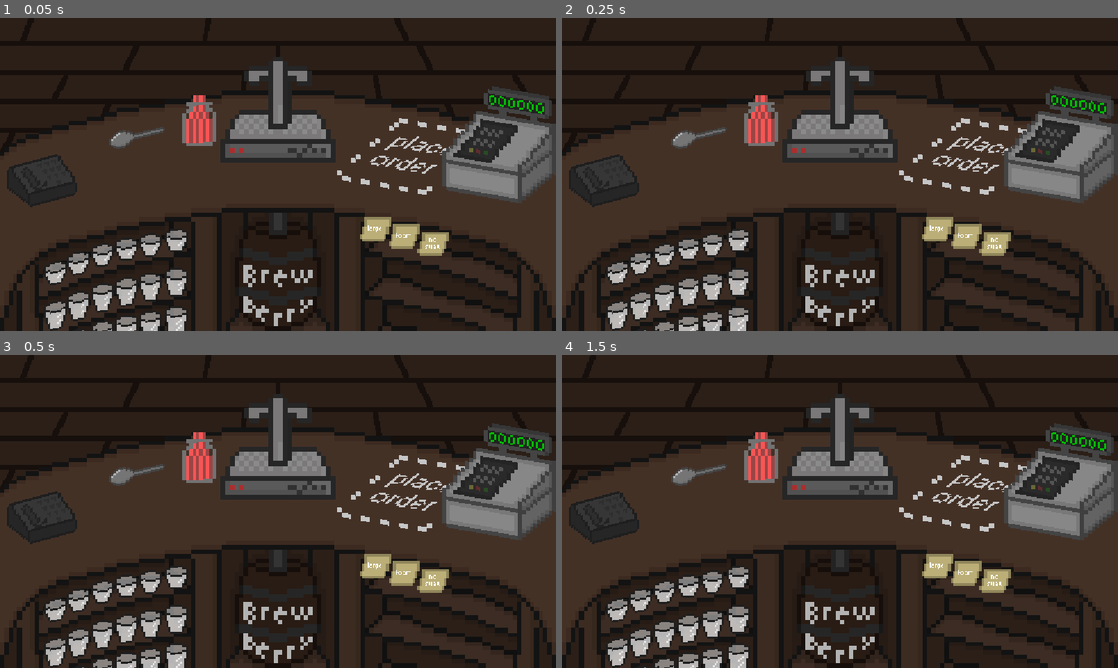
Above: before the commit, frames 1-4 (two rows, left to right).
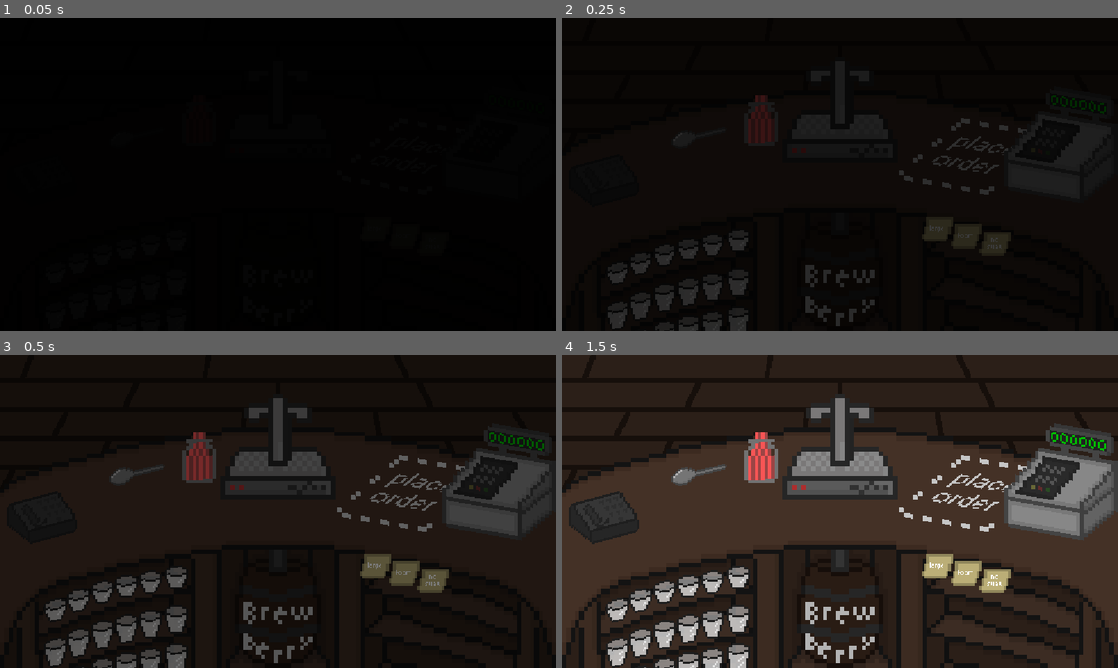
Above: after the commit, the same moments.

Repository: RafaeloxMC/brewberry
Game: Godot game, scene res://scenes/game.tscn
The game is run twice, just before and just after one commit, with the same random seed, the same clock (stepped at 60 frames per second) and the same inputs. Before the commit the project has no main scene; this scene is started directly in both runs.
Inputs (mouse positions are in pixels of both pictures, inside the frame that each line leads up to):
- Up to frame 1 (0.05 s): no input
- Up to frame 2 (0.25 s): no input
- Up to frame 3 (0.5 s): no input
- Up to frame 4 (1.5 s): tap Enter at 0.5 s; drag from (840, 511) to (973, 492) at 0.52 s; tap Space at 1.25 s; drag from (840, 511) to (973, 492) at 1.27 s

The runs differ from the first frame. In frame 1, 88% of the frame differs, in the area x 0-100%, y 0-100%; in frame 2, 86%; in frame 3, 49%; in frame 4, nothing differs.

Commit message:
Create main menu

Diff:
--- /dev/null
+++ b/assets/main_menu_label_settings.tres
@@ -0,0 +1,7 @@
+[gd_resource type="LabelSettings" format=3 uid="uid://b8d622n7giihb"]
+
+[ext_resource type="FontFile" uid="uid://digm3x8bedixb" path="res://assets/fonts/pixelsix00.ttf" id="1_ls2g4"]
+
+[resource]
+font = ExtResource("1_ls2g4")
+font_size = 32
--- a/project.godot
+++ b/project.godot
@@ -11,12 +11,14 @@
 [application]
 
 config/name="Brewberry"
+run/main_scene="uid://0f484ed05i1t"
 config/features=PackedStringArray("4.7", "Forward Plus")
 config/icon="res://icon.svg"
 
 [autoload]
 
 GameManager="*uid://dyiy81m166fuh"
+SceneManager="*uid://ypksdqyaid85"
 
 [display]
 
--- /dev/null
+++ b/scenes/scene_manager.tscn
@@ -0,0 +1,62 @@
+[gd_scene format=3 uid="uid://ypksdqyaid85"]
+
+[ext_resource type="Script" uid="uid://ikbmuuv1hhkj" path="res://scripts/scene_manager.gd" id="1_we8k5"]
+[ext_resource type="PackedScene" uid="uid://ojxmii70g2c0" path="res://scenes/game.tscn" id="2_b81s6"]
+[ext_resource type="PackedScene" uid="uid://0f484ed05i1t" path="res://scenes/ui/main_menu.tscn" id="3_h7lqg"]
+
+[sub_resource type="Animation" id="Animation_we8k5"]
+length = 0.001
+tracks/0/type = "value"
+tracks/0/imported = false
+tracks/0/enabled = true
+tracks/0/path = NodePath("CanvasLayer/Transition:color")
+tracks/0/interp = 1
+tracks/0/loop_wrap = true
+tracks/0/keys = {
+"times": PackedFloat32Array(0),
+"transitions": PackedFloat32Array(1),
+"update": 0,
+"values": [Color(0, 0, 0, 1)]
+}
+
+[sub_resource type="Animation" id="Animation_65mdo"]
+resource_name = "in"
+tracks/0/type = "value"
+tracks/0/imported = false
+tracks/0/enabled = true
+tracks/0/path = NodePath("CanvasLayer/Transition:color")
+tracks/0/interp = 1
+tracks/0/loop_wrap = true
+tracks/0/keys = {
+"times": PackedFloat32Array(0, 1),
+"transitions": PackedFloat32Array(1, 1),
+"update": 0,
+"values": [Color(0, 0, 0, 1), Color(0, 0, 0, 0)]
+}
+
+[sub_resource type="AnimationLibrary" id="AnimationLibrary_b81s6"]
+_data = {
+&"RESET": SubResource("Animation_we8k5"),
+&"in": SubResource("Animation_65mdo")
+}
+
+[node name="SceneManager" type="Node" unique_id=1193499764]
+script = ExtResource("1_we8k5")
+scenes = Dictionary[String, PackedScene]({
+"game": ExtResource("2_b81s6"),
+"main_menu": ExtResource("3_h7lqg")
+})
+
+[node name="CanvasLayer" type="CanvasLayer" parent="." unique_id=1757473819]
+
+[node name="Transition" type="ColorRect" parent="CanvasLayer" unique_id=88050480]
+anchors_preset = 15
+anchor_right = 1.0
+anchor_bottom = 1.0
+grow_horizontal = 2
+grow_vertical = 2
+mouse_filter = 2
+color = Color(0, 0, 0, 1)
+
+[node name="AnimationPlayer" type="AnimationPlayer" parent="." unique_id=933848107]
+libraries/ = SubResource("AnimationLibrary_b81s6")
--- /dev/null
+++ b/scenes/ui/main_menu.tscn
@@ -0,0 +1,225 @@
+[gd_scene format=3 uid="uid://0f484ed05i1t"]
+
+[ext_resource type="LabelSettings" uid="uid://b8d622n7giihb" path="res://assets/main_menu_label_settings.tres" id="1_7suek"]
+[ext_resource type="Script" uid="uid://bo5jsnn1bdrfs" path="res://scripts/main_menu.gd" id="1_otr3d"]
+[ext_resource type="Texture2D" uid="uid://0imy34dafskp" path="res://assets/floor.png" id="4_5pajh"]
+[ext_resource type="Texture2D" uid="uid://ksikdboo53a0" path="res://assets/counter.png" id="5_j7ex8"]
+[ext_resource type="PackedScene" uid="uid://cs8v2ww33xtad" path="res://scenes/fountain.tscn" id="6_a8gd2"]
+[ext_resource type="PackedScene" uid="uid://c3vwfwqk51ek4" path="res://scenes/order_area.tscn" id="7_hstxw"]
+[ext_resource type="PackedScene" uid="uid://b15eqk2cxq0gu" path="res://scenes/cash_register.tscn" id="8_8egab"]
+[ext_resource type="PackedScene" uid="uid://c6xpkcdjyd1gt" path="res://scenes/note.tscn" id="9_gw5y6"]
+[ext_resource type="PackedScene" uid="uid://clm4jrv6u7g2o" path="res://scenes/straw_container.tscn" id="10_svtp6"]
+[ext_resource type="PackedScene" uid="uid://bjjnuy0b0f3la" path="res://scenes/phone.tscn" id="11_1dfpl"]
+[ext_resource type="PackedScene" uid="uid://d0e7jpk72s2h5" path="res://scenes/cup.tscn" id="12_qywvv"]
+[ext_resource type="PackedScene" uid="uid://bd3a2ldv4k0n8" path="res://scenes/spoon.tscn" id="13_3wgol"]
+
+[node name="MainMenu" type="Control" unique_id=1593082054]
+layout_mode = 3
+anchors_preset = 15
+anchor_right = 1.0
+anchor_bottom = 1.0
+grow_horizontal = 2
+grow_vertical = 2
+mouse_filter = 2
+script = ExtResource("1_otr3d")
+
+[node name="Floor" type="TextureRect" parent="." unique_id=2125246696]
+layout_mode = 1
+anchors_preset = 15
+anchor_right = 1.0
+anchor_bottom = 1.0
+grow_horizontal = 2
+grow_vertical = 2
+mouse_filter = 2
+texture = ExtResource("4_5pajh")
+
+[node name="Counter" type="TextureRect" parent="." unique_id=1273773350]
+layout_mode = 1
+anchors_preset = 7
+anchor_left = 0.5
+anchor_top = 1.0
+anchor_right = 0.5
+anchor_bottom = 1.0
+offset_left = -576.0
+offset_top = -498.0
+offset_right = 576.0
+offset_bottom = 81.0
+grow_horizontal = 2
+grow_vertical = 0
+mouse_filter = 2
+texture = ExtResource("5_j7ex8")
+
+[node name="Fountain" parent="." unique_id=987769952 instance=ExtResource("6_a8gd2")]
+position = Vector2(576, 140)
+scale = Vector2(10, 10)
+
+[node name="OrderArea" parent="." unique_id=1861658053 instance=ExtResource("7_hstxw")]
+position = Vector2(856, 202)
+rotation = 0.17453292
+scale = Vector2(10, 10)
+skew = -0.17453301
+
+[node name="Note" parent="." unique_id=331613462 instance=ExtResource("9_gw5y6")]
+position = Vector2(770, 432.415)
+scale = Vector2(5, 5)
+
+[node name="StrawContainer" parent="." unique_id=1398983660 instance=ExtResource("10_svtp6")]
+position = Vector2(413, 209)
+rotation = -0.03490658
+scale = Vector2(7.0000005, 7)
+skew = 0.034906507
+
+[node name="Cups" type="Node2D" parent="." unique_id=97841430]
+
+[node name="SM" type="Node2D" parent="Cups" unique_id=725782037]
+
+[node name="Cup" parent="Cups/SM" unique_id=1757127250 instance=ExtResource("12_qywvv")]
+position = Vector2(365, 420)
+scale = Vector2(4, 4)
+
+[node name="Cup2" parent="Cups/SM" unique_id=369276659 instance=ExtResource("12_qywvv")]
+position = Vector2(312, 430)
+scale = Vector2(4, 4)
+
+[node name="Cup3" parent="Cups/SM" unique_id=1751608937 instance=ExtResource("12_qywvv")]
+position = Vector2(262, 439)
+scale = Vector2(4, 4)
+
+[node name="Cup4" parent="Cups/SM" unique_id=1077997539 instance=ExtResource("12_qywvv")]
+position = Vector2(212, 451)
+scale = Vector2(4, 4)
+
+[node name="Cup5" parent="Cups/SM" unique_id=1436938571 instance=ExtResource("12_qywvv")]
+position = Vector2(163, 468)
+scale = Vector2(4, 4)
+
+[node name="Cup6" parent="Cups/SM" unique_id=656500815 instance=ExtResource("12_qywvv")]
+position = Vector2(115, 488)
+scale = Vector2(4, 4)
+
+[node name="MD" type="Node2D" parent="Cups" unique_id=2023505172]
+
+[node name="Cup" parent="Cups/MD" unique_id=68109897 instance=ExtResource("12_qywvv")]
+position = Vector2(365, 514)
+scale = Vector2(4, 4)
+size = "md"
+
+[node name="Cup2" parent="Cups/MD" unique_id=1704491323 instance=ExtResource("12_qywvv")]
+position = Vector2(312, 524)
+scale = Vector2(4, 4)
+size = "md"
+
+[node name="Cup3" parent="Cups/MD" unique_id=334442519 instance=ExtResource("12_qywvv")]
+position = Vector2(262, 533)
+scale = Vector2(4, 4)
+size = "md"
+
+[node name="Cup4" parent="Cups/MD" unique_id=1816947874 instance=ExtResource("12_qywvv")]
+position = Vector2(212, 545)
+scale = Vector2(4, 4)
+size = "md"
+
+[node name="Cup5" parent="Cups/MD" unique_id=745165440 instance=ExtResource("12_qywvv")]
+position = Vector2(163, 562)
+scale = Vector2(4, 4)
+size = "md"
+
+[node name="Cup6" parent="Cups/MD" unique_id=1503438654 instance=ExtResource("12_qywvv")]
+position = Vector2(115, 582)
+scale = Vector2(4, 4)
+size = "md"
+
+[node name="LG" type="Node2D" parent="Cups" unique_id=230730839]
+
+[node name="Cup" parent="Cups/LG" unique_id=1561250279 instance=ExtResource("12_qywvv")]
+position = Vector2(365, 608)
+scale = Vector2(4, 4)
+size = "lg"
+
+[node name="Cup2" parent="Cups/LG" unique_id=2147032949 instance=ExtResource("12_qywvv")]
+position = Vector2(312, 618)
+scale = Vector2(4, 4)
+size = "lg"
+
+[node name="Cup3" parent="Cups/LG" unique_id=1211114062 instance=ExtResource("12_qywvv")]
+position = Vector2(262, 627)
+scale = Vector2(4, 4)
+size = "lg"
+
+[node name="Cup4" parent="Cups/LG" unique_id=742626015 instance=ExtResource("12_qywvv")]
+position = Vector2(212, 639)
+scale = Vector2(4, 4)
+size = "lg"
+
+[node name="Cup5" parent="Cups/LG" unique_id=1703620392 instance=ExtResource("12_qywvv")]
+position = Vector2(163, 656)
+scale = Vector2(4, 4)
+size = "lg"
+
+[node name="Cup6" parent="Cups/LG" unique_id=185548578 instance=ExtResource("12_qywvv")]
+position = Vector2(115, 676)
+scale = Vector2(4, 4)
+size = "lg"
+
+[node name="Spoon" parent="Cups/LG" unique_id=1752889901 instance=ExtResource("13_3wgol")]
+position = Vector2(284, 242)
+rotation = -0.23212878
+scale = Vector2(4, 4)
+skew = 0.23212878
+
+[node name="ColorRect" type="ColorRect" parent="." unique_id=1010009224]
+layout_mode = 1
+anchors_preset = 15
+anchor_right = 1.0
+anchor_bottom = 1.0
+grow_horizontal = 2
+grow_vertical = 2
+color = Color(0, 0, 0, 0.5882353)
+
+[node name="Phone" parent="ColorRect" unique_id=1601257258 instance=ExtResource("11_1dfpl")]
+modulate = Color(2.454227, 2.454227, 2.454227, 1)
+position = Vector2(87, 335.00003)
+rotation = -0.2617994
+scale = Vector2(5, 5)
+skew = 0.26179934
+
+[node name="CashRegister" parent="ColorRect" unique_id=1554111202 instance=ExtResource("8_8egab")]
+position = Vector2(1044, 252)
+rotation = 0.17453294
+scale = Vector2(7.999999, 8)
+skew = -0.17453301
+
+[node name="Play" type="Control" parent="ColorRect" unique_id=455562753]
+anchors_preset = 0
+offset_left = 15.0
+offset_top = 200.0
+offset_right = 161.0
+offset_bottom = 396.0
+
+[node name="Quit" type="Control" parent="ColorRect" unique_id=503796644]
+anchors_preset = 0
+offset_left = 916.0
+offset_top = 56.0
+offset_right = 1154.0
+offset_bottom = 387.0
+
+[node name="Label" type="Label" parent="ColorRect" unique_id=1635613460]
+layout_mode = 0
+offset_left = 44.0
+offset_top = 211.0
+offset_right = 108.0
+offset_bottom = 247.0
+text = "play"
+label_settings = ExtResource("1_7suek")
+
+[node name="Label2" type="Label" parent="ColorRect" unique_id=2005378390]
+layout_mode = 0
+offset_left = 1026.0
+offset_top = 60.0
+offset_right = 1090.0
+offset_bottom = 96.0
+text = "quit"
+label_settings = ExtResource("1_7suek")
+
+[connection signal="gui_input" from="ColorRect/Play" to="." method="_on_play_gui_input"]
+[connection signal="gui_input" from="ColorRect/Quit" to="." method="_on_quit_gui_input"]
--- a/scripts/fountain.gd
+++ b/scripts/fountain.gd
@@ -12,6 +12,6 @@
 					animated_sprite_2d.play("fill")
 
 
-func _on_button_2_input_event(viewport: Node, event: InputEvent, shape_idx: int) -> void:
+func _on_button_2_input_event(_viewport: Node, event: InputEvent, _shape_idx: int) -> void:
 	if event.is_action("lmb") && event.is_pressed():
 		GameManager.right_button_pressed.emit()
--- a/scripts/game_manager.gd
+++ b/scripts/game_manager.gd
@@ -3,6 +3,7 @@
 @onready var audio_stream_player: AudioStreamPlayer = $AudioStreamPlayer
 
 signal sell(price: int)
+@warning_ignore("unused_signal")
 signal right_button_pressed()
 
 var is_dragging: Node2D = null
--- /dev/null
+++ b/scripts/main_menu.gd
@@ -0,0 +1,10 @@
+extends Control
+
+func _on_play_gui_input(event: InputEvent) -> void:
+	if event.is_action_pressed("lmb"):
+		SceneManager.call_scene("game")
+
+
+func _on_quit_gui_input(event: InputEvent) -> void:
+	if event.is_action_pressed("lmb"):
+		get_tree().quit()
--- /dev/null
+++ b/scripts/scene_manager.gd
@@ -0,0 +1,18 @@
+extends Node
+
+@export var scenes: Dictionary[String, PackedScene]
+@onready var transition: ColorRect = $CanvasLayer/Transition
+@onready var animation_player: AnimationPlayer = $AnimationPlayer
+
+func _ready() -> void:
+	animation_player.play("in")
+
+func call_packed(scene: PackedScene) -> void:
+	animation_player.play_backwards("in")
+	await animation_player.animation_finished
+	get_tree().change_scene_to_packed(scene)
+	animation_player.play("in")
+
+func call_scene(scene: String) -> void:
+	if scenes.get(scene):
+		call_packed(scenes.get(scene))
--- a/scripts/tutorial.gd
+++ b/scripts/tutorial.gd
@@ -39,7 +39,7 @@
 
 func go_to_next_info() -> void:
 	if i >= hints.size() - 1:
-		GameManager.current_order_active
+		GameManager.current_order_active = true
 		GameManager.sell.emit(0)
 		self.queue_free()
 		return
Not shown, added: scripts/main_menu.gd.uid
Not shown, added: scripts/scene_manager.gd.uid
